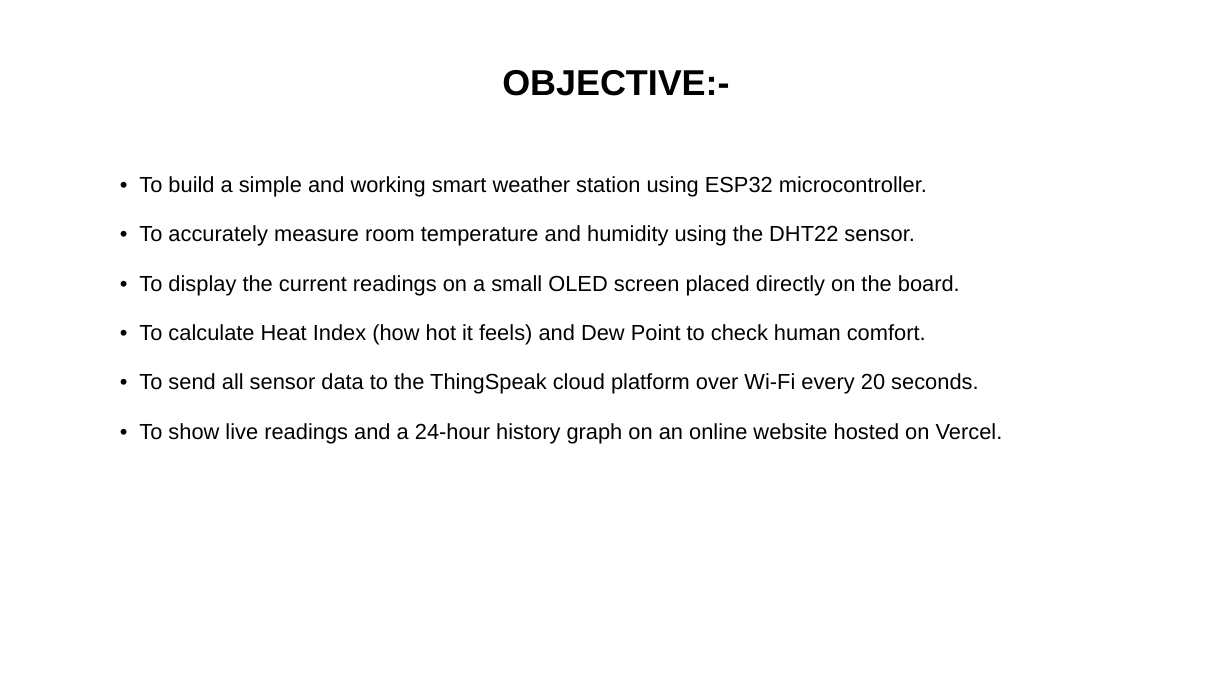
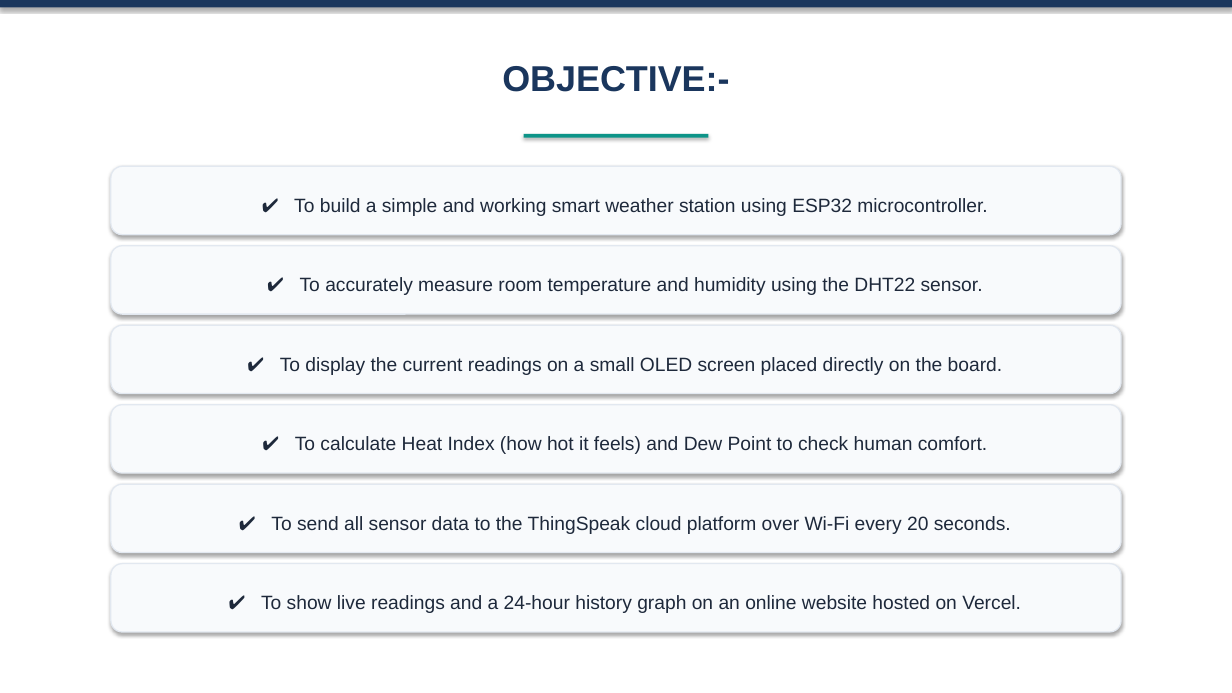
Before and after one commit to prasoon9999/smart-weather-station, a slide deck: slide 5 of Smart_Weather_Station_Presentation.pptx. Drawn at 1232x693 pixels with LibreOffice and Linux fonts; fonts in the diff are those of the drawing. Boxes give left, top, right and bottom in pixels: in the first picture for what was removed or moved away, otherwise in the second. Text is boxed around its words. In the diff, an @@ line names an element or a change of style, - is before the commit and + after.

Commit message:
docs: finalize aesthetic presentation preserving exact format and simple language

```diff
--- a/Smart_Weather_Station_Presentation.pptx
+++ b/Smart_Weather_Station_Presentation.pptx
@@ rectangle added at [0,0,1232,7], fill #1A365D @@
@@ text "OBJECTIVE:-" at [502,66,729,92]: text colour #000000 to #1A365D @@
@@ rectangle added at [524,134,709,138], fill #0D9488 @@
@@ rounded rectangle added at [111,166,1121,235], fill #F8FAFC, outline #E2E8F0 1 pt, 15 pt, text #1E293B @@
+✔ To build a simple and working smart weather station using ESP32 microcontroller.
@@ text removed at [139,176,1003,443] @@
-• To build a simple and working smart weather station using ESP32 microcontroller.
-• To accurately measure room temperature and humidity using the DHT22 sensor.
-• To display the current readings on a small OLED screen placed directly on the board.
-• To calculate Heat Index (how hot it feels) and Dew Point to check human comfort.
-• To send all sensor data to the ThingSpeak cloud platform over Wi-Fi every 20 seconds.
-• To show live readings and a 24-hour history graph on an online website hosted on Vercel.
@@ rounded rectangle added at [111,246,1121,314], fill #F8FAFC, outline #E2E8F0 1 pt, 15 pt, text #1E293B @@
+✔ To accurately measure room temperature and humidity using the DHT22 sensor.
@@ rounded rectangle added at [111,325,1121,394], fill #F8FAFC, outline #E2E8F0 1 pt, 15 pt, text #1E293B @@
+✔ To display the current readings on a small OLED screen placed directly on the board.
@@ rounded rectangle added at [111,405,1121,473], fill #F8FAFC, outline #E2E8F0 1 pt, 15 pt, text #1E293B @@
+✔ To calculate Heat Index (how hot it feels) and Dew Point to check human comfort.
@@ rounded rectangle added at [111,484,1121,553], fill #F8FAFC, outline #E2E8F0 1 pt, 15 pt, text #1E293B @@
+✔ To send all sensor data to the ThingSpeak cloud platform over Wi-Fi every 20 seconds.
@@ rounded rectangle added at [111,564,1121,632], fill #F8FAFC, outline #E2E8F0 1 pt, 15 pt, text #1E293B @@
+✔ To show live readings and a 24-hour history graph on an online website hosted on Vercel.
```
Also in this commit, not shown: 9 other slides changed, 2 other files.
